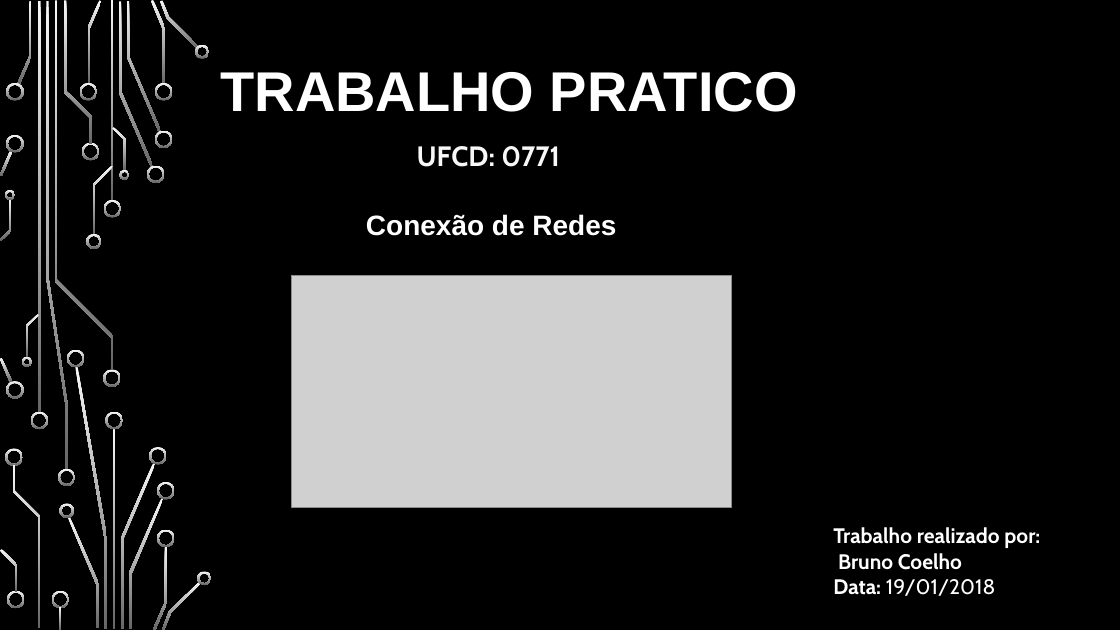
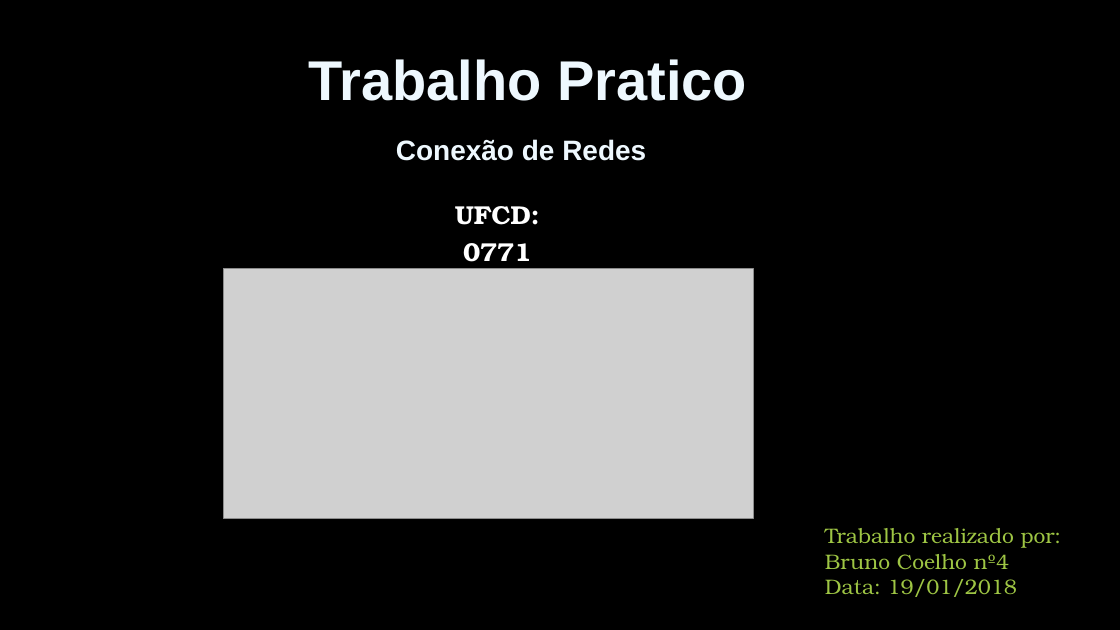
Before and after one commit to BrunoRicardo2/BrunoRicardo2, a slide deck: slide 1 of Trabalho Pratico.pptx. Drawn at 1120x630 pixels with LibreOffice and Linux fonts; fonts in the diff are those of the drawing; grey boxes stand for pictures; background and template pictures are left out. Boxes give left, top, right and bottom in pixels: in the first picture for what was removed or moved away, otherwise in the second. Text is boxed around its words. In the diff, an @@ line names an element or a change of style, - is before the commit and + after.

```diff
--- a/Trabalho Pratico.pptx
+++ b/Trabalho Pratico.pptx
@@ title at box(309, 59, 747, 101): text changed; text colour #FFFFFF to pattern #ABDAFC on #EEF8FE @@
-TRABALHO PRATICO
+Trabalho Pratico
@@ text "Conexão de Redes": place and size @@
-text "Conexão de Redes" at box(366, 214, 616, 236)
+text "Conexão de Redes" at box(396, 139, 646, 161)
@@ text "Conexão de Redes" at box(396, 139, 646, 161): text colour #FFFFFF to pattern #ABDAFC on #EEF8FE, letter outline none to #45ADF8 1 pt; alignment left to centre @@
@@ subtitle "UFCD: 0771": place and size @@
-subtitle "UFCD: 0771" at box(417, 146, 560, 167)
+subtitle "UFCD: 0771" at box(455, 206, 540, 269)
@@ subtitle "UFCD: 0771" at box(455, 206, 540, 269): size 24 to 22.2 pt, font Cabin to TeX Gyre Bonum, text colour #F8F8F8 to #FFFFFF @@
@@ picture: place and size @@
-picture at box(292, 276, 732, 508)
+picture at box(223, 268, 754, 518)
@@ group removed at box(0, 0, 212, 630): 50 freeform shapes, 4 rectangles @@
@@ text "Trabalho realizado por:": place and size @@
-text "Trabalho realizado por:" at box(833, 527, 1040, 596)
+text "Trabalho realizado por:" at box(825, 528, 1062, 597)
@@ text at box(825, 528, 1062, 597): font Cabin to TeX Gyre Bonum, text colour #FFFFFF to #9EC544 in "Trabalho realizado por:", "Data: 19/01/2018"; bold off in "Trabalho realizado por:", "Data:" @@
@@ text at box(825, 554, 1010, 570): text changed; font Cabin to TeX Gyre Bonum; text colour #FFFFFF to #9EC544; bold off @@
-Bruno Coelho
+Bruno Coelho nº4
```
Also in this commit, not shown: 7 other slides changed.
